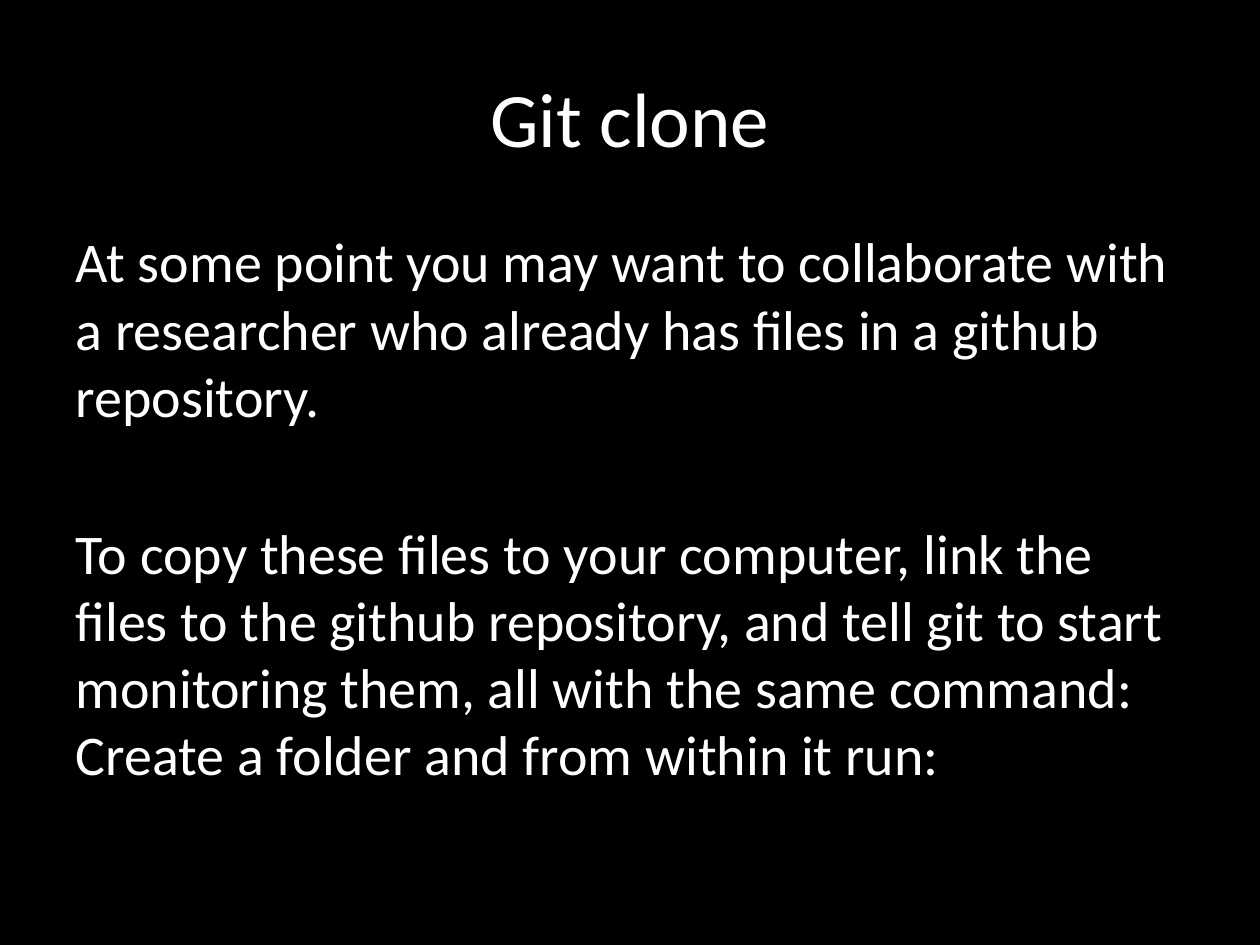
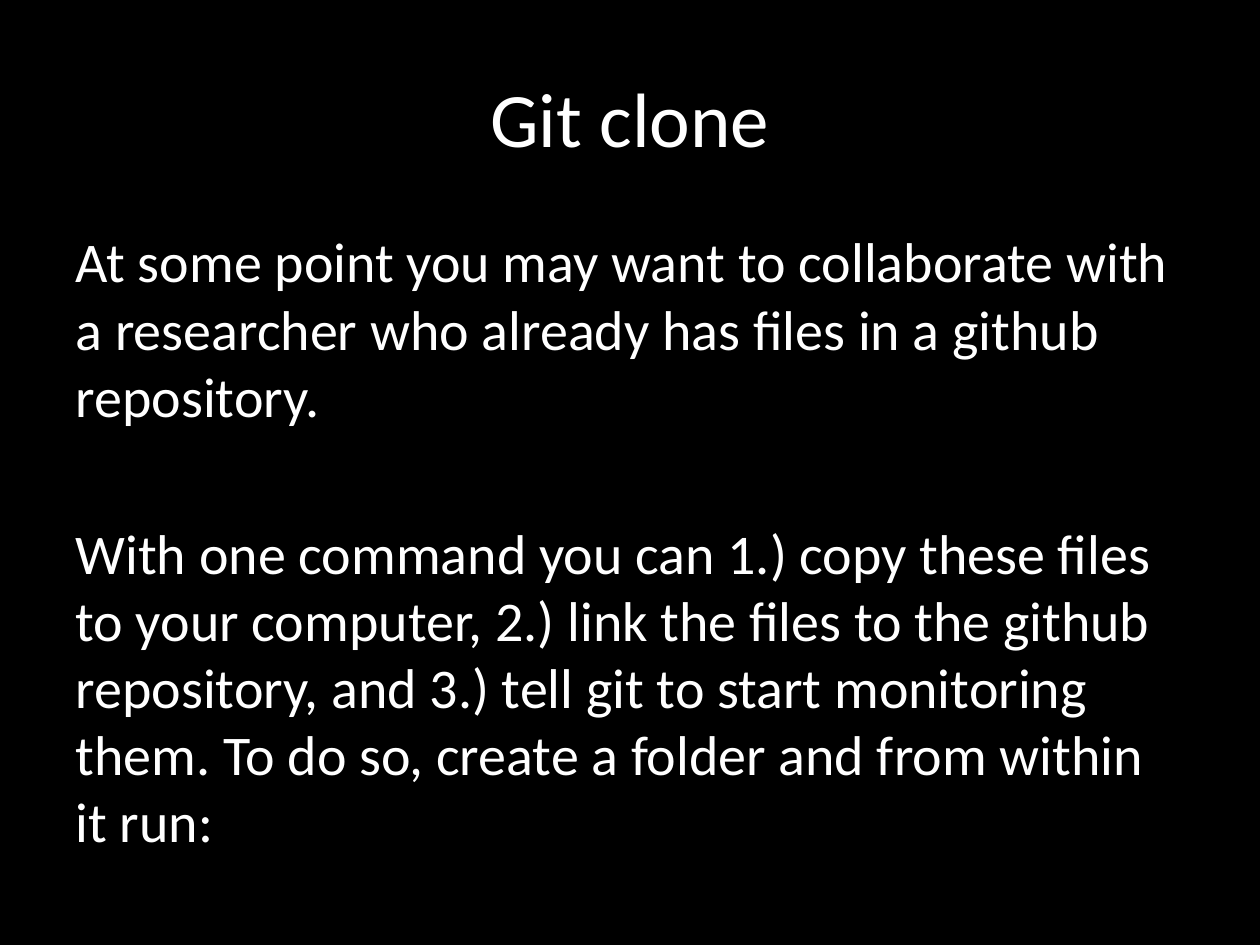
Before and after one commit to hadley/stat405-resources, a slide deck: slide 28 of git-lecture/Stat-405-git-lecture.pptx (slide 20 before the commit). Drawn at 1260x945 pixels with LibreOffice and Linux fonts; fonts in the diff are those of the drawing. Boxes give left, top, right and bottom in pixels: in the first picture for what was removed or moved away, otherwise in the second. Text is boxed around its words. In the diff, an @@ line names an element or a change of style, - is before the commit and + after.

```diff
--- a/git-lecture/Stat-405-git-lecture.pptx
+++ b/git-lecture/Stat-405-git-lecture.pptx
@@ text at bbox=[76, 533, 1150, 843]: text changed @@
-To copy these files to your computer, link the files to the github repository, and tell git to start monitoring them, all with the same command: Create a folder and from within it run:
+With one command you can 1.) copy these files to your computer, 2.) link the files to the github repository, and 3.) tell git to start monitoring them. To do so, create a folder and from within it run:
```
Also in this commit, not shown: 21 other slides changed, 24 slides added, 4 slides removed, 1 other file.
